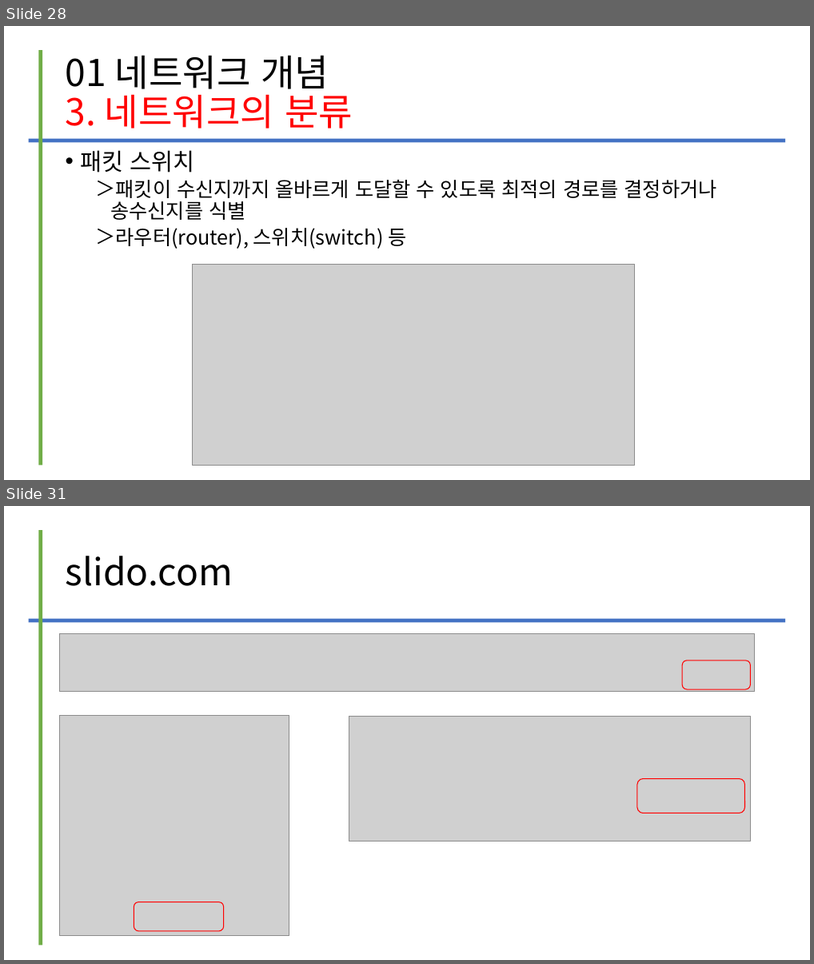
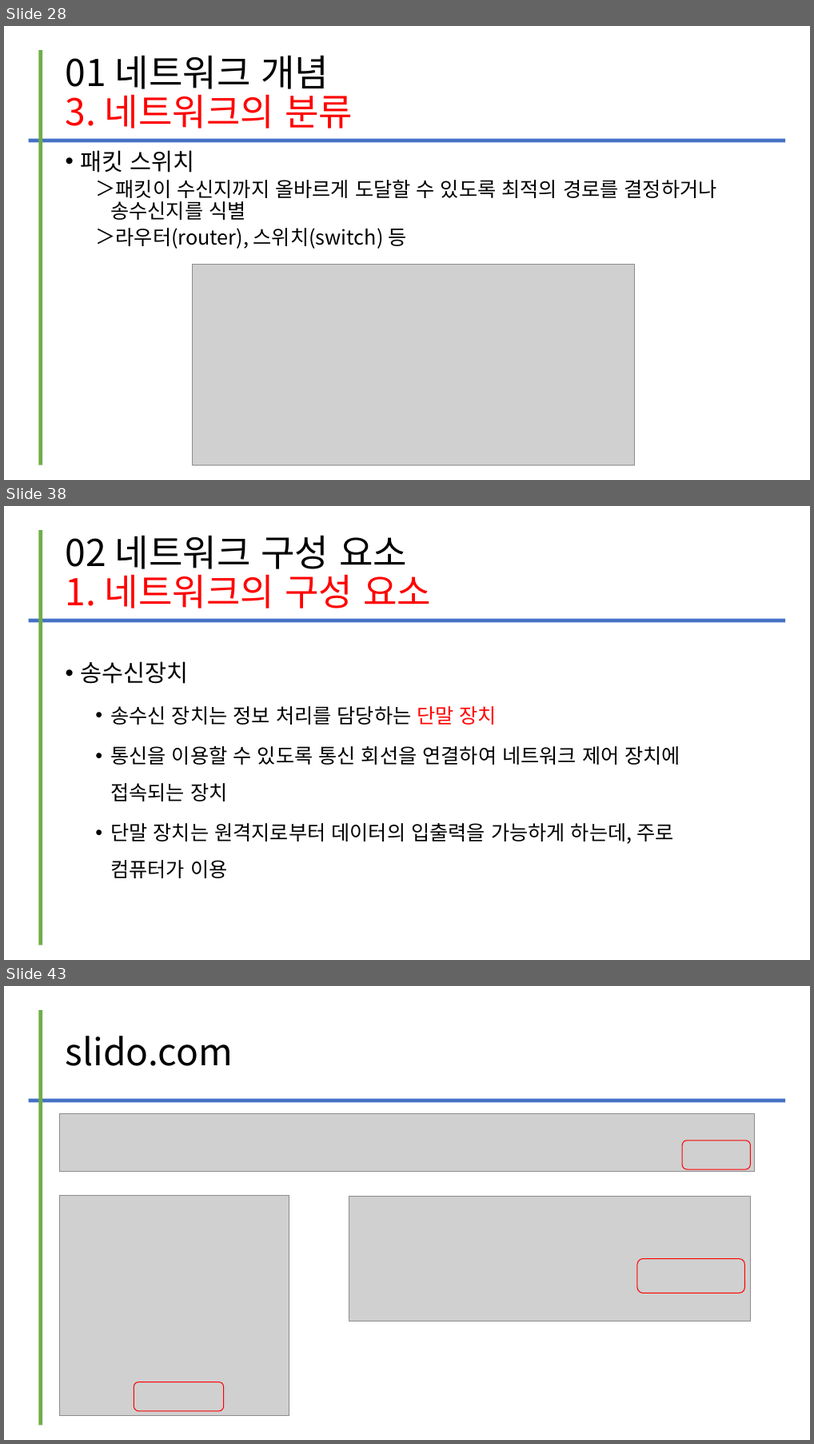
Before and after one commit to kig2929kig/2025-1-network, a slide deck: 컴퓨터 네트워크 - I. 네트워크의 이해.ppt. Shown one above the other, each under a label of ours: slides 28 and 31 before the commit, slides 28, 38 and 43 after it; the slides between them are not shown. The pictures are 814x964 and 814x1444 pixels, drawn with LibreOffice and Linux fonts; fonts in the diff are those of the drawing; grey boxes stand for pictures. Boxes give left, top, right and bottom in pixels: in the first picture for what was removed or moved away, otherwise in the second. Text is boxed around its words. In the diff, an @@ line names an element or a change of style, - is before the commit and + after.

Commit message:
Add files via upload
업데이트

```diff
--- a/컴퓨터 네트워크 - I. 네트워크의 이해.ppt
+++ b/컴퓨터 네트워크 - I. 네트워크의 이해.ppt
@@ slide 38 added at <box>4,506,810,960</box>, background #FFFFFF @@
@@ line added from (41, 530) to (41, 945), #70AD47 4.51 pt @@
@@ title added at <box>66,535,431,608</box>, 44 pt, text #FF0000 @@
+02 네트워크 구성 요소
+1. 네트워크의 구성 요소
@@ line added from (28, 620) to (786, 620), #4472C4 4.51 pt @@
@@ text added at <box>81,661,682,878</box>, 24 pt, text #000000 @@
+• 송수신장치
+  • 송수신 장치는 정보 처리를 담당하는 단말 장치
+  • 통신을 이용할 수 있도록 통신 회선을 연결하여 네트워크 제어 장치에 접속되는 장치
+  • 단말 장치는 원격지로부터 데이터의 입출력을 가능하게 하는데, 주로 컴퓨터가 이용
@@ what was slide 31 is now slide 43 @@
```
Also in this commit, not shown: 2 slides changed, 11 other slides added.
